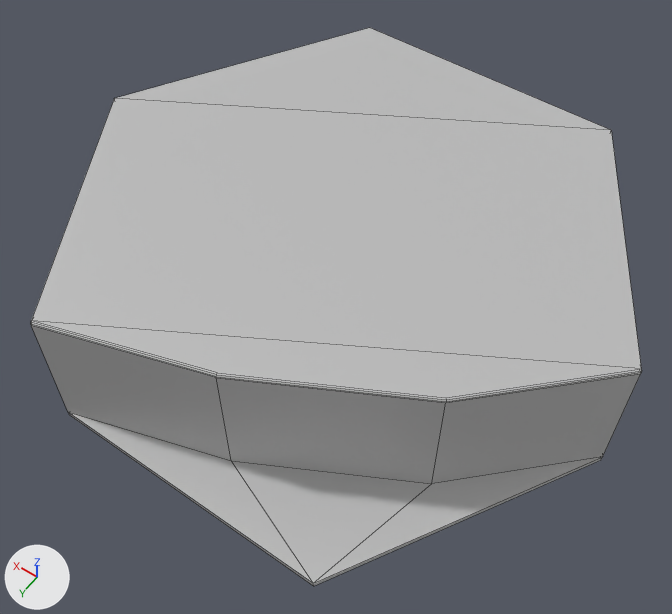
Renders of the FBX model Ego's Precious/Assets/Models/GroundHex/hex_02_L.fbx from each side of a commit.
Before and after are seen from a 50 mm camera at (-6.92, 10.01, 14.35) aimed at (-0.19, 0.59, -0.46). The lights are fixed; the arrows at lower left show +X, +Y and +Z. Mesh edges are drawn as thin lines. Where no turn or scale is listed for an object, it has been applied to the vertices.

In view in the first picture: 'hex_02_L'.
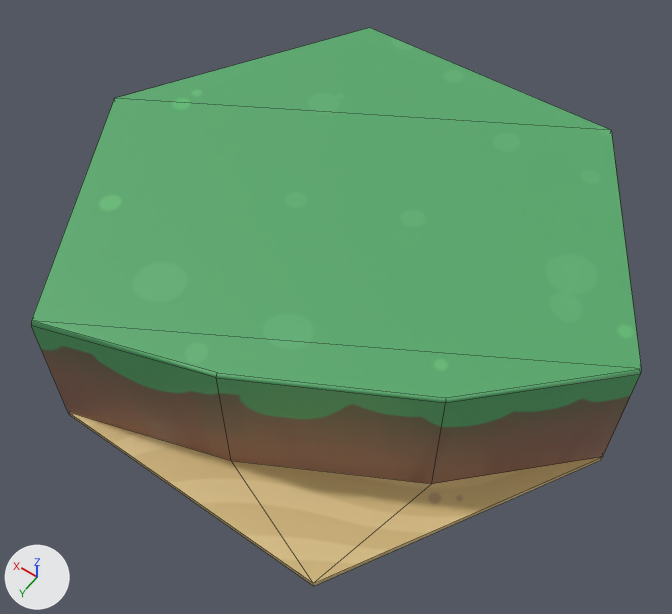
Where the change shows, as pixel boxes (x1, y1, x2, y2) in the pictures (672 x 614 px):
'hex_02_L', reshaped: before (31, 28, 642, 586); after (31, 28, 641, 586)
part 1 of me_mesh, cut back: before (31, 321, 642, 403); after (31, 321, 641, 403)
part 2 of me_mesh, recoloured (grey to green): (31, 28, 641, 586) in both

The change, as a list of edits to the scene's bpy script:
```text
Add img_enviornment_texture_png:
    img_enviornment_texture_png = load_image('Enviornment Texture.png', '../../Textures/Enviornment_Texture.png', 2048, 2048, 'sRGB')
Add mat_lambert13:
    mat_lambert13 = principled_material('lambert13')
    mat_lambert13.texture = img_enviornment_texture_png
Change me_mesh:
    used by ob_hex_02_l; location = (0.0, 0.0, 0.0)
    remove me_mesh.from_pydata(...)  # 30 vertices, 34 faces; spans x -6.0..6.0, y -5.2..5.2, z -1.5..1.5
    add me_mesh.from_pydata(...)  # 22 vertices, 26 faces; spans x -6.0..6.0, y -5.2..5.2, z -1.5..1.5
    me_mesh part 1
    8 vertices are removed from x -6.0..3.02, y -0.03..5.19, z 1.47..1.49
    11 faces are deleted
    3 new faces join them
    me_mesh part 2: 23 faces spanning x -6.0..6.0, y -5.2..5.2, z -1.5..1.5 switch from mat_lambert6 (grey #bcbcbc) to mat_lambert13 (picture img_enviornment_texture_png)
```
